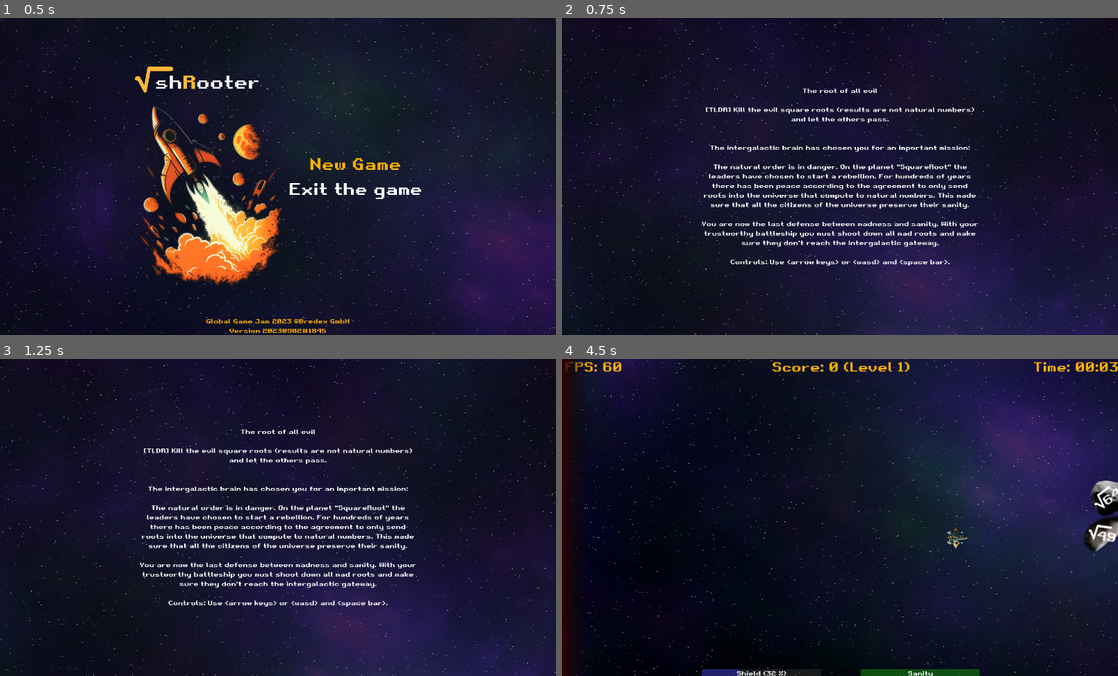
Above: before the commit, frames 1-4 (two rows, left to right).
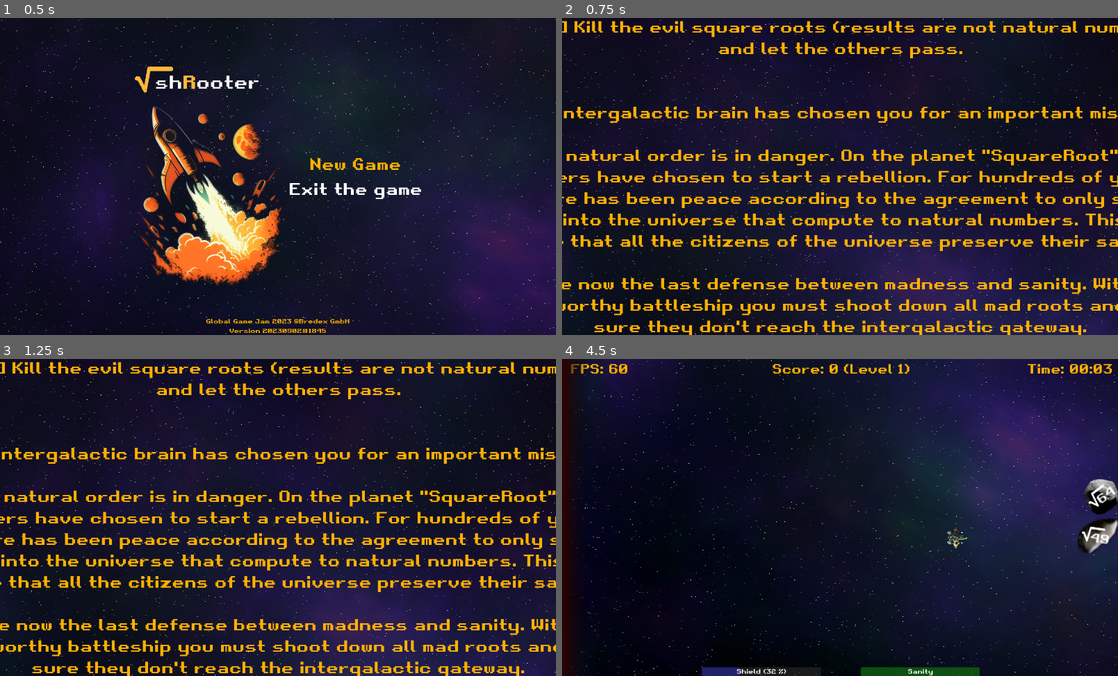
Above: after the commit, the same moments.

Repository: gingerr/ggj-2023-roots-one
Game: Godot game, scene res://MainMenu.tscn
Two runs of this game, one before a commit and one after it. Both use one fixed random seed, a clock stepped at 60 frames per second and the inputs below.
Inputs:
- Up to frame 1 (0.5 s): no input
- Up to frame 2 (0.75 s): click "New Game" at 0.5 s
- Up to frame 3 (1.25 s): no input
- Up to frame 4 (4.5 s): tap Enter (ui_accept) at 1.25, 1.52, 2.27, 3.77 s; hold Right (ui_right) 1.28-2.03 s; hold Down (ui_down) 2.03-2.78 s; hold Right (ui_right) 2.78-3.53 s; hold Up (ui_up) 3.53-4.28 s; hold Left (ui_left) from 4.28 s (still down)

Frame 1 is identical in both runs. In frame 2, 18% of the frame differs, in the area x 0-100%, y 0-100%; in frame 3, 18%; in frame 4, 2.3%.

Commit message:
.

Diff:
--- a/BoomBox.tscn
+++ b/BoomBox.tscn
@@ -1,9 +1,9 @@
-[gd_scene load_steps=3 format=2]
+[gd_scene load_steps=3 format=3 uid="uid://c0m76r1w4o5jk"]
 
-[ext_resource path="res://resources/explosion1.mp3" type="AudioStream" id=2]
+[ext_resource type="AudioStream" uid="uid://dey38hf7wofvr" path="res://resources/explosion1.mp3" id="2"]
 
-[sub_resource type="GDScript" id=1]
-script/source = "class_name BoomBox
+[sub_resource type="GDScript" id="1"]
+script/source = "lass_name BoomBox
 extends Node2D
 
 static func playExplosionAt(position: Vector2, parent):
--- a/Bullet.tscn
+++ /dev/null
@@ -1,22 +0,0 @@
-[gd_scene load_steps=4 format=3 uid="uid://c8o85uwl48w02"]
-
-[ext_resource type="Script" path="res://Bullet.gd" id="1"]
-[ext_resource type="Texture2D" uid="uid://cdlo5epvydrek" path="res://resources/bullet.png" id="2"]
-[ext_resource type="AudioStream" uid="uid://ci2w5483bytu5" path="res://resources/photon-sound.mp3" id="3"]
-
-[node name="Bullet" type="Area2D"]
-modulate = Color(1.3, 1, 1, 1)
-script = ExtResource("1")
-
-[node name="Sprite2D" type="Sprite2D" parent="."]
-position = Vector2(0, -1)
-scale = Vector2(0.03, 0.03)
-texture = ExtResource("2")
-
-[node name="ShootSound" type="AudioStreamPlayer2D" parent="."]
-stream = ExtResource("3")
-volume_db = -10.0
-pitch_scale = 0.75
-
-[node name="CollisionPolygon2D" type="CollisionPolygon2D" parent="."]
-polygon = PackedVector2Array(-20, -3, -5, -6, 18, -6, 20, -3, 20, 1, 18, 4, -6, 4, -20, 1)
--- a/Game.tscn
+++ b/Game.tscn
@@ -1,6 +1,6 @@
 [gd_scene load_steps=12 format=3 uid="uid://bo4vdd14eto4u"]
 
-[ext_resource type="PackedScene" uid="uid://cyhpusor68uft" path="res://Player.tscn" id="1"]
+[ext_resource type="PackedScene" uid="uid://8gh1jbasvysx" path="res://player/Player.tscn" id="1"]
 [ext_resource type="AudioStream" uid="uid://d3bfukd5ep1qb" path="res://resources/spacedeb.mp3" id="2"]
 [ext_resource type="Script" path="res://Game.gd" id="3"]
 [ext_resource type="Script" path="res://DeathZone.gd" id="4"]
--- a/HUD.tscn
+++ b/HUD.tscn
@@ -35,6 +35,10 @@
 size_flags_horizontal = 2
 size_flags_vertical = 2
 mouse_filter = 2
+theme_override_constants/margin_left = 15
+theme_override_constants/margin_top = 5
+theme_override_constants/margin_right = 15
+theme_override_constants/margin_bottom = 5
 
 [node name="VBoxContainer" type="VBoxContainer" parent="MainContainer"]
 layout_mode = 2
--- a/Intro.gd
+++ b/Intro.gd
@@ -3,8 +3,8 @@
 func _ready():
 	Input.set_mouse_mode(Input.MOUSE_MODE_VISIBLE)
 	var text = load_text_file('res://resources/story.tres')
+	Utils.default_font_color($MarginContainer/VBoxContainer/Label)
 	$MarginContainer/VBoxContainer/Label.set_text(text)
-	Utils.default_font_color($MarginContainer/VBoxContainer/Label)
 
 func _input(event: InputEvent):
 	if event.get('pressed') and event.pressed:
--- a/Intro.tscn
+++ b/Intro.tscn
@@ -13,8 +13,6 @@
 width = 900
 height = 600
 use_hdr = true
-
-[sub_resource type="LabelSettings" id="LabelSettings_qk7gr"]
 
 [node name="CenterContainer" type="CanvasLayer"]
 script = ExtResource("3")
@@ -47,7 +45,7 @@
 layout_direction = 2
 layout_mode = 2
 size_flags_vertical = 3
-label_settings = SubResource("LabelSettings_qk7gr")
+theme_override_font_sizes/font_size = 40
 horizontal_alignment = 1
 vertical_alignment = 1
 
--- a/asteroid/EnemyRoot.gd
+++ b/asteroid/EnemyRoot.gd
@@ -15,7 +15,7 @@
 var spin_speed     = 0.3
 var spin_direction = 1
 
-var velocity       = Vector2(-50, 0)
+var velocity       = Vector2(0, 0)
 var difficulty     = 0
 
 func _ready():
@@ -36,7 +36,7 @@
 
 	# speed
 	# the bigger the screen, the fast to horizontal speed
-	velocity.x = -get_viewport_rect().size.x / 30
+	velocity.x = -get_viewport_rect().size.x / 25
 	velocity.y = randf_range(0, velocity.x /3) * pow(-1, randi() % 2)
 
 	var boostSpeed = randf() + 1
--- /dev/null
+++ b/player/Bullet.tscn
@@ -0,0 +1,22 @@
+[gd_scene load_steps=4 format=3 uid="uid://oq0ynswwk0pe"]
+
+[ext_resource type="Script" path="res://player/Bullet.gd" id="1_3quuj"]
+[ext_resource type="Texture2D" uid="uid://cdlo5epvydrek" path="res://player/res/bullet.png" id="2_4evvn"]
+[ext_resource type="AudioStream" uid="uid://ci2w5483bytu5" path="res://resources/photon-sound.mp3" id="3_brruh"]
+
+[node name="Bullet" type="Area2D"]
+modulate = Color(1.3, 1, 1, 1)
+script = ExtResource("1_3quuj")
+
+[node name="Sprite2D" type="Sprite2D" parent="."]
+position = Vector2(0, -1)
+scale = Vector2(0.03, 0.03)
+texture = ExtResource("2_4evvn")
+
+[node name="ShootSound" type="AudioStreamPlayer2D" parent="."]
+stream = ExtResource("3_brruh")
+volume_db = -10.0
+pitch_scale = 0.75
+
+[node name="CollisionPolygon2D" type="CollisionPolygon2D" parent="."]
+polygon = PackedVector2Array(-20, -3, -5, -6, 18, -6, 20, -3, 20, 1, 18, 4, -6, 4, -20, 1)
--- a/Player.gd
+++ b/player/Player.gd
@@ -14,7 +14,7 @@
 const acceleration  = 1000
 var   current_speed = Vector2(0, 0)
 
-var bullet_factory = preload("res://Bullet.tscn")
+var bullet_factory = preload("res://player/Bullet.tscn")
 var explosionPreload = preload("res://Explosion.tscn")
 
 # Called when the node enters the scene tree for the first time.
--- a/Player.tscn
+++ b/player/Player.tscn
@@ -1,12 +1,12 @@
-[gd_scene load_steps=10 format=3 uid="uid://cyhpusor68uft"]
+[gd_scene load_steps=10 format=3 uid="uid://8gh1jbasvysx"]
 
-[ext_resource type="Script" path="res://Player.gd" id="1"]
-[ext_resource type="Texture2D" uid="uid://b2kg2f3g0isx6" path="res://resources/spaceship1.png" id="2"]
-[ext_resource type="Script" path="res://BehaviorHovering.gd" id="3"]
-[ext_resource type="Texture2D" uid="uid://chq5aw0dmtou1" path="res://resources/blue-thruster-effect-clipart-md.png" id="4"]
-[ext_resource type="Texture2D" uid="uid://dxq1hgv2jrdq1" path="res://resources/red-thruster-effect-clipart-md.png" id="5"]
-[ext_resource type="AudioStream" uid="uid://bqclchid7ycv5" path="res://resources/epstein_drive.mp3" id="6"]
-[ext_resource type="Texture2D" uid="uid://ewdhlih5tkei" path="res://player/res/forecefield.png" id="7_dbjyv"]
+[ext_resource type="Script" path="res://player/Player.gd" id="1_okgou"]
+[ext_resource type="Texture2D" uid="uid://b2kg2f3g0isx6" path="res://player/spaceship1.png" id="2_uvfhs"]
+[ext_resource type="Script" path="res://BehaviorHovering.gd" id="3_3sh8d"]
+[ext_resource type="Texture2D" uid="uid://dxq1hgv2jrdq1" path="res://resources/red-thruster-effect-clipart-md.png" id="4_q52qo"]
+[ext_resource type="Texture2D" uid="uid://chq5aw0dmtou1" path="res://resources/blue-thruster-effect-clipart-md.png" id="5_otbre"]
+[ext_resource type="AudioStream" uid="uid://bqclchid7ycv5" path="res://resources/epstein_drive.mp3" id="6_iug6o"]
+[ext_resource type="Texture2D" uid="uid://ewdhlih5tkei" path="res://player/res/forecefield.png" id="7_v5aau"]
 
 [sub_resource type="GDScript" id="GDScript_83fug"]
 script/source = "class_name ShieldArea
@@ -70,73 +70,73 @@
 position = Vector2(-2.27374e-13, -1)
 rotation = 1.5708
 scale = Vector2(0.45, 0.45)
-script = ExtResource("1")
+script = ExtResource("1_okgou")
 
 [node name="Muzzle" type="Marker2D" parent="."]
 position = Vector2(5, -65.714)
 
 [node name="ShipBody" type="Sprite2D" parent="."]
 z_index = 1
-texture = ExtResource("2")
+texture = ExtResource("2_uvfhs")
 
 [node name="BehaviorHovering" type="Node" parent="."]
-script = ExtResource("3")
+script = ExtResource("3_3sh8d")
 
 [node name="thrust_back_left" type="Sprite2D" parent="."]
 position = Vector2(-26.6664, 68.889)
 rotation = 4.71239
 scale = Vector2(0.1, 0.1)
-texture = ExtResource("5")
+texture = ExtResource("4_q52qo")
 
 [node name="thrust_back_right" type="Sprite2D" parent="."]
 position = Vector2(28.8892, 68.8888)
 rotation = 4.71239
 scale = Vector2(0.1, 0.1)
-texture = ExtResource("5")
+texture = ExtResource("4_q52qo")
 
 [node name="thrust_front_left" type="Sprite2D" parent="."]
 position = Vector2(-26.6667, -26.6671)
 rotation = 1.5708
 scale = Vector2(0.025, 0.025)
-texture = ExtResource("4")
+texture = ExtResource("5_otbre")
 
 [node name="thrust_front_right" type="Sprite2D" parent="."]
 position = Vector2(31.1111, -26.6667)
 rotation = 1.5708
 scale = Vector2(0.025, 0.025)
-texture = ExtResource("4")
+texture = ExtResource("5_otbre")
 
 [node name="thrust_left" type="Sprite2D" parent="."]
 position = Vector2(-68.8887, 8.88916)
 scale = Vector2(0.025, 0.025)
-texture = ExtResource("4")
+texture = ExtResource("5_otbre")
 
 [node name="thrust_right" type="Sprite2D" parent="."]
 position = Vector2(68.8889, 8.88867)
 rotation = 3.14159
 scale = Vector2(0.025, 0.025)
-texture = ExtResource("4")
+texture = ExtResource("5_otbre")
 
 [node name="ThrusterSoundBack" type="AudioStreamPlayer2D" parent="."]
 position = Vector2(0, 65)
-stream = ExtResource("6")
+stream = ExtResource("6_iug6o")
 volume_db = -10.0
 
 [node name="ThrusterSoundFront" type="AudioStreamPlayer2D" parent="."]
 position = Vector2(0, -65)
-stream = ExtResource("6")
+stream = ExtResource("6_iug6o")
 volume_db = -10.0
 pitch_scale = 1.15
 
 [node name="ThrusterSoundLeft" type="AudioStreamPlayer2D" parent="."]
 position = Vector2(-100, 0)
-stream = ExtResource("6")
+stream = ExtResource("6_iug6o")
 volume_db = -10.0
 pitch_scale = 1.2
 
 [node name="ThrusterSoundRight" type="AudioStreamPlayer2D" parent="."]
 position = Vector2(100, 0)
-stream = ExtResource("6")
+stream = ExtResource("6_iug6o")
 volume_db = -10.0
 pitch_scale = 1.25
 
--- a/project.godot
+++ b/project.godot
@@ -16,7 +16,7 @@
 boot_splash/bg_color=Color(0, 0, 0, 1)
 boot_splash/image="res://resources/splash.png"
 boot_splash/fullsize=false
-config/icon="res://resources/spaceship1.png"
+config/icon="res://player/spaceship1.png"
 config/windows_native_icon="res://resources/shRooter.ico"
 
 [autoload]
Not shown: 1 places in BoomBox.tscn that only renumber resources
Not shown: 1 places in Intro.tscn that only renumber resources
Renamed: Bullet.gd -> player/Bullet.gd
Not shown: 1 places in player/Player.tscn that only renumber resources
Renamed: resources/bullet.png -> player/res/bullet.png
Not shown, changed: player/res/bullet.png.import
Renamed: resources/spaceship1.png -> player/spaceship1.png
Not shown, changed: player/spaceship1.png.import
